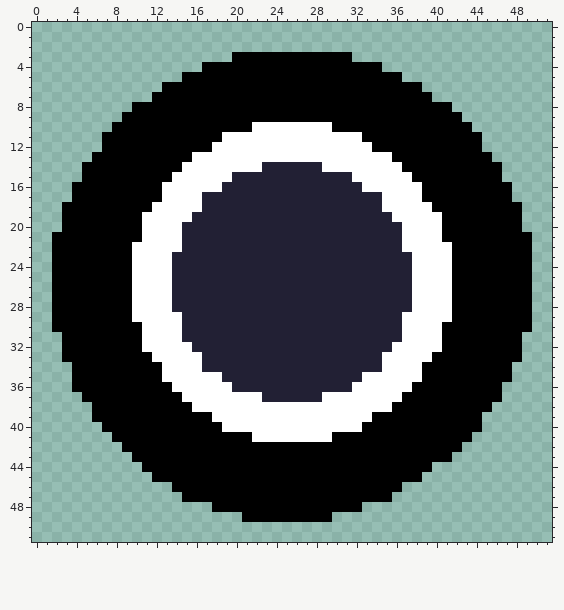
One commit to this pixel-art file: peg.aseprite. The first picture shows the starting point.
52x52 pixels, 1 frame.
After:
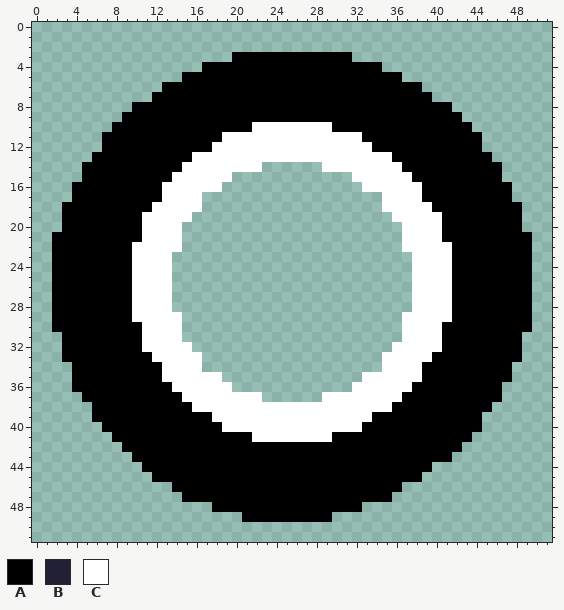
Palette (. is transparent): A #000000  B #222034  C #ffffff
Change:
Layer "Layer 2":
y 14: x 23..28 BBBBBB -> ......
y 15: x 20..31 BBBBBBBBBBBB -> ............
y 16: x 19..32 BBBBBBBBBBBBBB -> ..............
y 17..18: x 17..34 BBBBBBBBBBBBBBBBBB -> ..................
y 19: x 16..35 BBBBBBBBBBBBBBBBBBBB -> ....................
y 20..22: x 15..36 BBBBBBBBBBBBBBBBBBBBBB -> ......................
y 23..28: x 14..37 BBBBBBBBBBBBBBBBBBBBBBBB -> ........................
y 29..31: x 15..36 BBBBBBBBBBBBBBBBBBBBBB -> ......................
y 32: x 16..35 BBBBBBBBBBBBBBBBBBBB -> ....................
y 33..34: x 17..34 BBBBBBBBBBBBBBBBBB -> ..................
y 35: x 19..32 BBBBBBBBBBBBBB -> ..............
y 36: x 20..31 BBBBBBBBBBBB -> ............
y 37: x 23..28 BBBBBB -> ......
